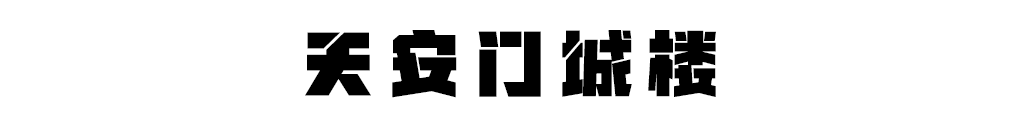
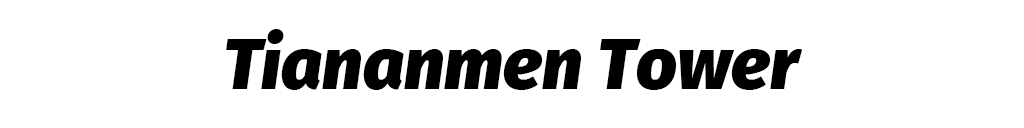
Revision of a layered (1024, 128) image; what changed, layer by layer:
renamed "天安门城楼" to "Tiananmen Tower", painted on it over [226, 29, 803, 98]
